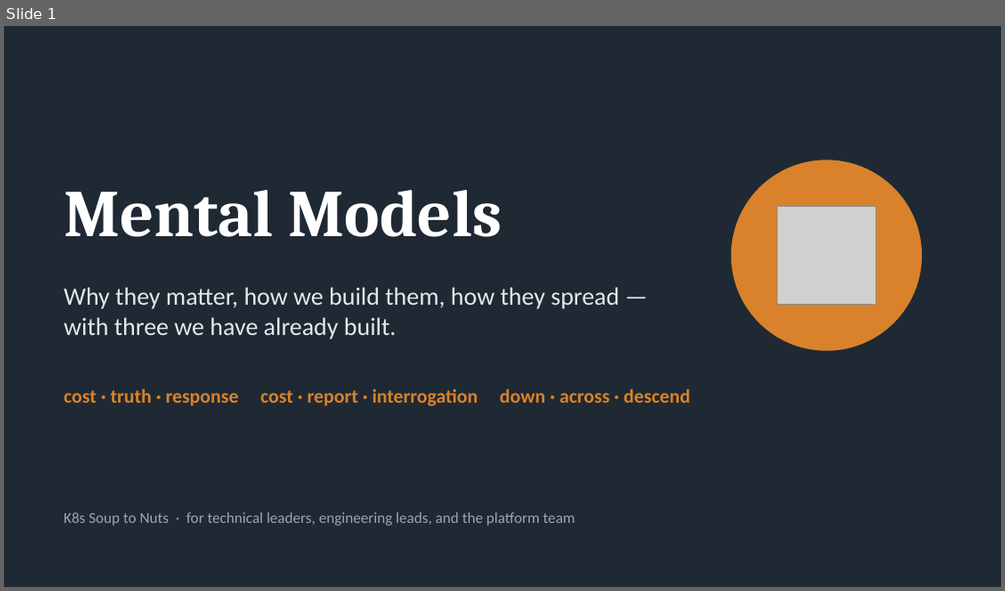
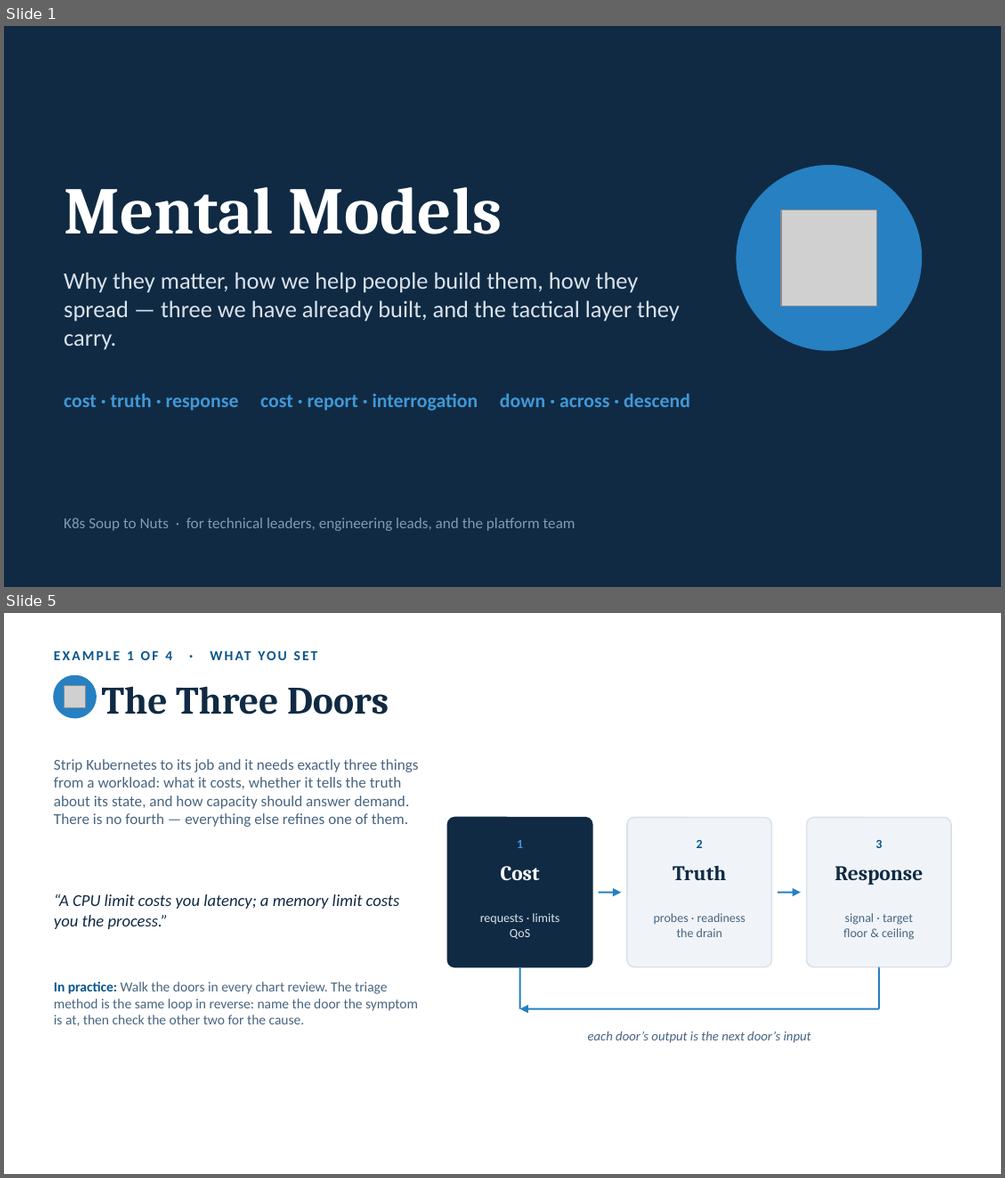
Before and after one commit to jamiegunn/k8s_soup_to_nuts, a slide deck: Claude outputs/mental-models.pptx. Shown one above the other, each under a label of ours: slide 1 before the commit, slides 1 and 5 after it; the slides between them are not shown. The pictures are 1005x591 and 1005x1178 pixels, drawn with LibreOffice and Linux fonts; fonts in the diff are those of the drawing; grey boxes stand for pictures. Boxes give left, top, right and bottom in pixels: in the first picture for what was removed or moved away, otherwise in the second. Text is boxed around its words. In the diff, an @@ line names an element or a change of style, - is before the commit and + after.

```diff
--- a/Claude outputs/mental-models.pptx
+++ b/Claude outputs/mental-models.pptx
@@ slide 5 added at [4,613,1001,1174], background #FFFFFF @@
@@ text added at [54,650,172,660], 10 pt, text #0A558C, bold @@
+EXAMPLE 1 OF 4 · WHAT YOU SET
@@ ellipse added at [54,676,96,718], fill #2680C2, outline #2680C2 1 pt @@
@@ picture added at [64,686,86,707] @@
@@ text added at [102,686,388,714], 28 pt, text #102A43, bold @@
+The Three Doors
@@ text added at [54,759,418,827], 11 pt, text #486581 @@
+Strip Kubernetes to its job and it needs exactly three things from a workload: what it costs, whether it tells the truth about its state, and how capacity should answer demand. There is no fourth — everything else refines one of them.
@@ rounded rectangle added at [447,818,592,967], fill #102A43, outline #102A43 1 pt @@
@@ rounded rectangle added at [627,818,771,967], fill #F0F4F8, outline #D9E2EC 1 pt @@
@@ rounded rectangle added at [807,818,951,967], fill #F0F4F8, outline #D9E2EC 1 pt @@
@@ text added at [517,840,523,848], 9 pt, text #4098D7, bold @@
+1
@@ text added at [696,840,703,848], 9 pt, text #0A558C, bold @@
+2
@@ text added at [875,840,882,848], 9 pt, text #0A558C, bold @@
+3
@@ text added at [501,866,540,881], 15 pt, text #FFFFFF, bold @@
+Cost
@@ text added at [672,866,726,880], 15 pt, text #102A43, bold @@
+Truth
@@ text added at [834,866,922,884], 15 pt, text #102A43, bold @@
+Response
@@ text added at [54,894,400,929], 12 pt, text #102A43, italic @@
+“A CPU limit costs you latency; a memory limit costs you the process.”
@@ arrow added from (599, 892) to (621, 892), #2680C2 1.25 pt @@
@@ arrow added from (777, 892) to (801, 892), #2680C2 1.25 pt @@
@@ text added at [480,913,559,939], 9 pt, text #D9E2EC @@
+requests · limits
+QoS
@@ text added at [654,913,745,937], 9 pt, text #486581 @@
+probes · readiness
+the drain
@@ text added at [843,913,914,940], 9 pt, text #486581 @@
+signal · target
+floor & ceiling
@@ text added at [54,981,418,1026], 10 pt, text #486581 @@
+In practice: Walk the doors in every chart review. The triage method is the same loop in reverse: name the door the symptom is at, then check the other two for the cause.
@@ line added from (519, 967) to (519, 1009), #2680C2 1.25 pt @@
@@ line added from (879, 967) to (879, 1009), #2680C2 1.25 pt @@
@@ arrow added from (879, 1009) to (519, 1009), #2680C2 1.25 pt @@
@@ text added at [588,1030,811,1043], 9.5 pt, text #486581, italic @@
+each door’s output is the next door’s input
@@ slide 1 changed as well @@
@@ background #1F2933 to #102A43 @@
@@ ellipse: place and size @@
-ellipse at [732,160,921,350]
+ellipse at [736,166,921,350]
@@ ellipse at [736,166,921,350]: fill #D9822B to #2680C2; outline #D9822B 1 pt to #2680C2 1 pt @@
@@ text at [64,272,680,350]: text changed; size 18 to 17 pt; text colour #E4E7EB to #D9E2EC @@
-Why they matter, how we build them, how they spread — with three we have already built.
+Why they matter, how we help people build them, how they spread — three we have already built, and the tactical layer they carry.
@@ text "cost · truth · response ..." at [64,393,690,410]: text colour #D9822B to #4098D7 @@
@@ text "K8s Soup to Nuts · ..." at [64,517,575,531]: text colour #9AA5B1 to #829AB1 @@
```
Also in this commit, not shown: 2 other slides changed, 4 other slides added, 2 slides removed.
